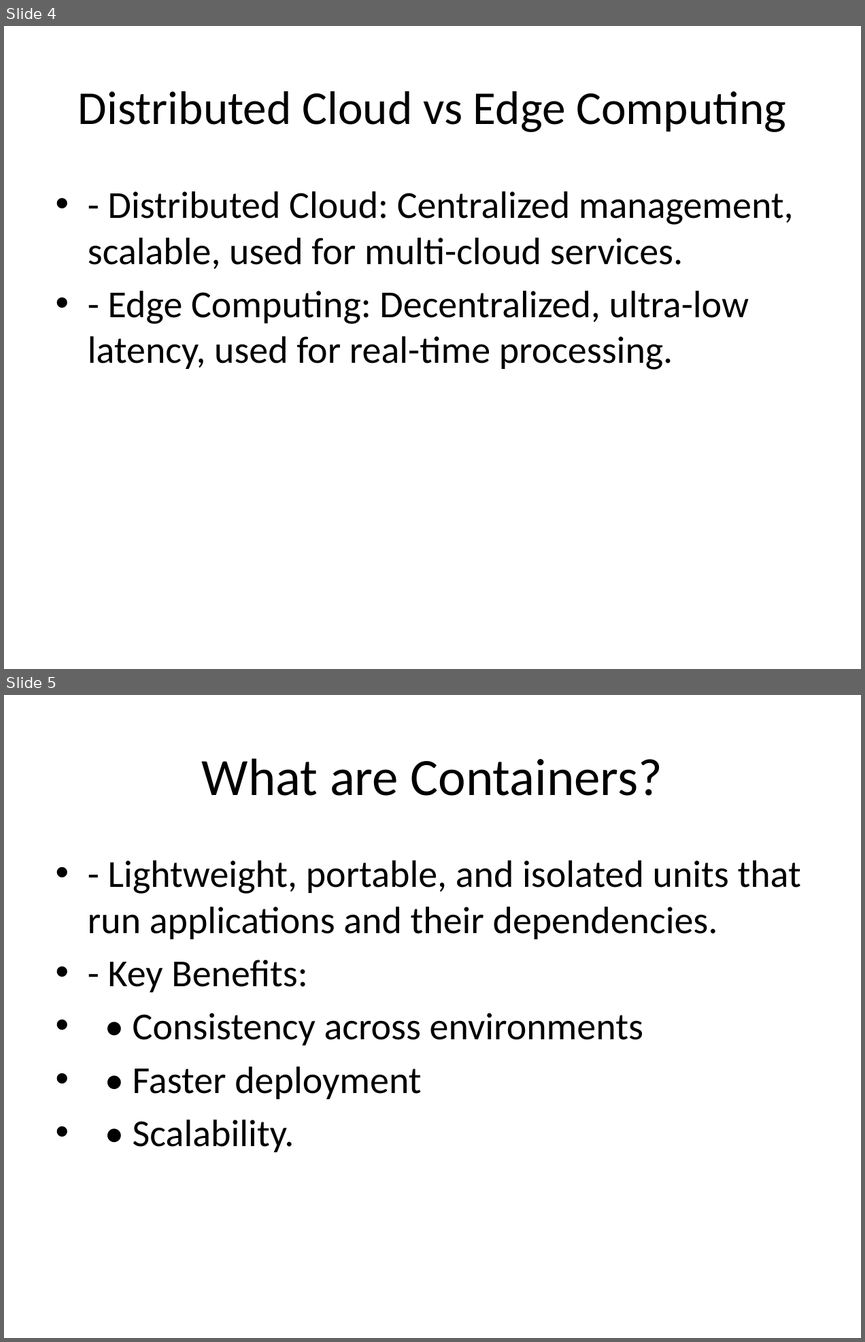
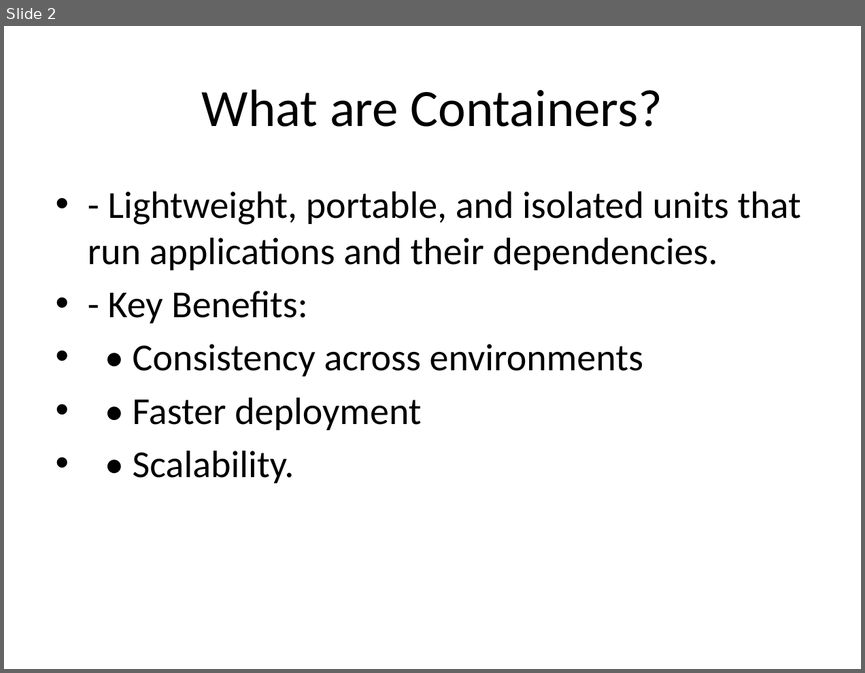
Before and after one commit to thombre1/sem6, a slide deck: CLOUD/Distributed_Cloud_DevOps_Presentation.pptx. Shown one above the other, each under a label of ours: slides 4 and 5 before the commit, slide 2 after it. The pictures are 865x1342 and 865x673 pixels, drawn with LibreOffice and Linux fonts; fonts in the diff are those of the drawing. Boxes give left, top, right and bottom in pixels: in the first picture for what was removed or moved away, otherwise in the second. Text is boxed around its words. In the diff, an @@ line names an element or a change of style, - is before the commit and + after.

```diff
--- a/CLOUD/Distributed_Cloud_DevOps_Presentation.pptx
+++ b/CLOUD/Distributed_Cloud_DevOps_Presentation.pptx
@@ slide 4 removed at bbox=[4, 26, 861, 669], background #FFFFFF @@
@@ title removed at bbox=[78, 91, 786, 132] @@
-Distributed Cloud vs Edge Computing
@@ text removed at bbox=[88, 191, 793, 369] @@
-• - Distributed Cloud: Centralized management, scalable, used for multi-cloud services.
-• - Edge Computing: Decentralized, ultra-low latency, used for real-time processing.
@@ what was slide 5 is now slide 2 @@
```
Also in this commit, not shown: 1 slide changed, 2 other slides removed, 1 other file.
